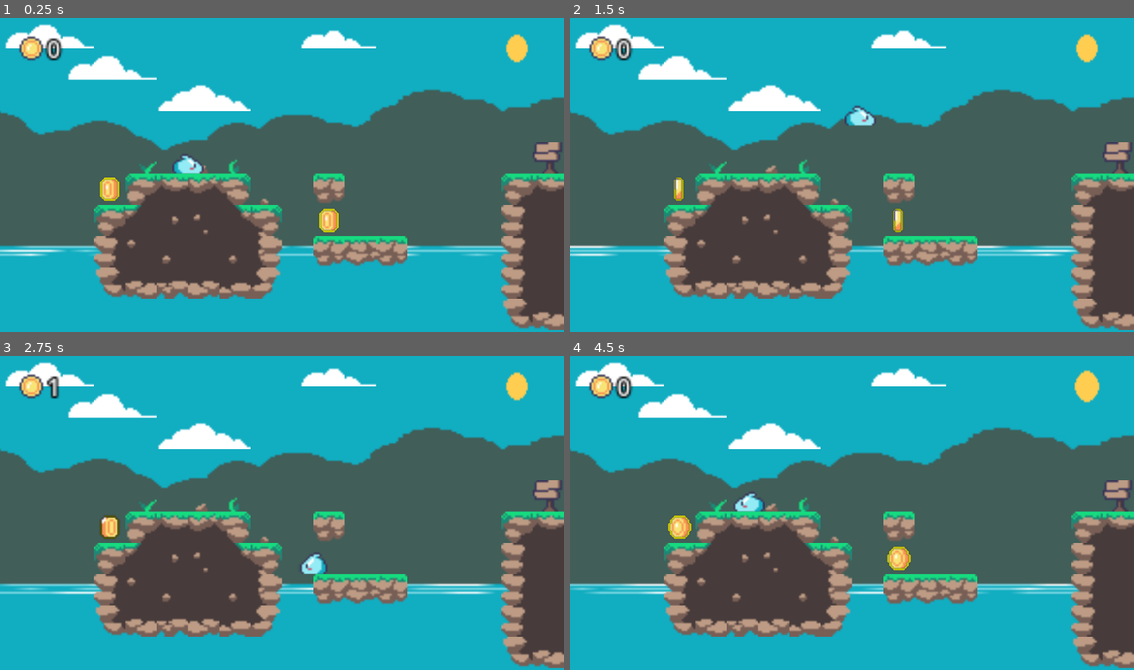
Above: before the commit, frames 1-4 (two rows, left to right).
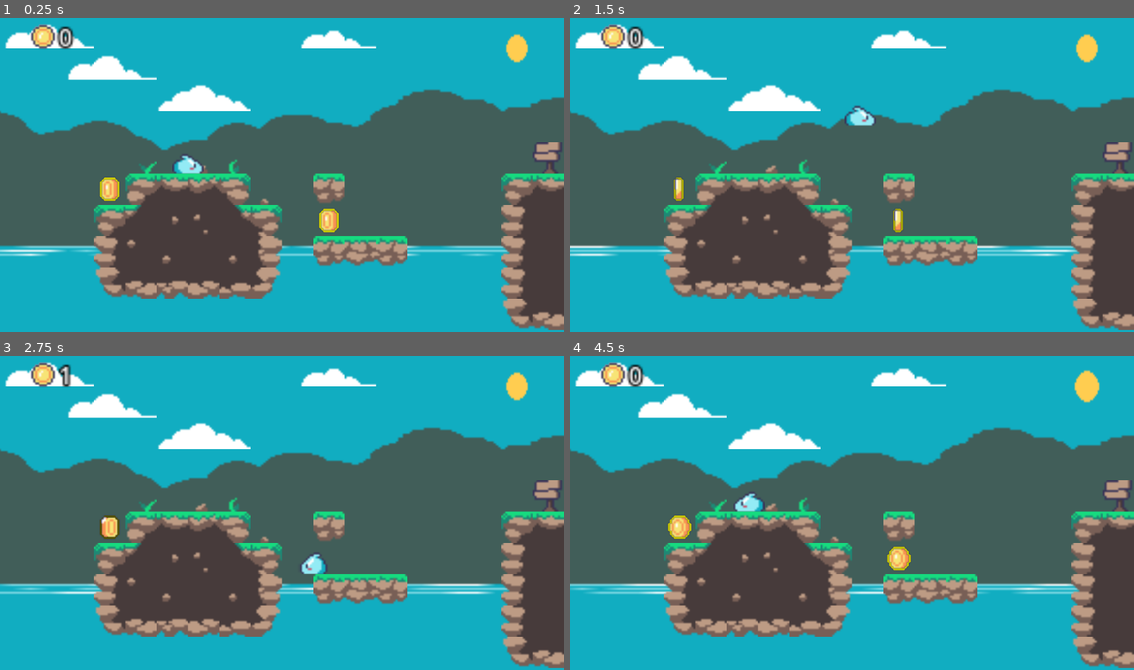
Above: after the commit, the same moments.

Repository: jacmba/godot-2d-platformer-game
Game: Godot game, scene res://scenes/world/stage1.tscn
Two runs of this game, one before a commit and one after it. Both use one fixed random seed, a clock stepped at 60 frames per second and the inputs below.
Inputs:
- Up to frame 1 (0.25 s): no input
- Up to frame 2 (1.5 s): hold Right (move_right) from 0.53 s (still down); tap Space (jump) at 0.77 s
- Up to frame 3 (2.75 s): tap Space (jump) at 1.52 s; release Right (move_right) at 2.03 s; hold Left (move_left) from 2.03 s (still down)
- Up to frame 4 (4.5 s): release Left (move_left) at 2.78 s; hold Right (move_right) 2.78-4.28 s; tap Space (jump) at 3.02, 3.77 s; hold Left (move_left) from 4.28 s (still down)

The runs differ from the first frame. In frame 1, 0.8% of the frame differs, in the area x 3-14%, y 2-14%; in frame 2, 0.8%; in frame 3, 0.7%; in frame 4, 0.8%.

Commit message:
Rearranged HUD. Fixed camera movement

Diff:
--- a/scenes/world/stage1.tscn
+++ b/scenes/world/stage1.tscn
@@ -179,12 +179,6 @@
 sources/2 = SubResource("TileSetAtlasSource_15wa2")
 pattern_0 = SubResource("TileMapPattern_gbeb3")
 
-[sub_resource type="LabelSettings" id="LabelSettings_20vpd"]
-line_spacing = 0.0
-font_size = 12
-outline_size = 4
-outline_color = Color(0, 0, 0, 1)
-
 [sub_resource type="Animation" id="Animation_nq1pc"]
 length = 0.001
 tracks/0/type = "value"
@@ -264,18 +258,114 @@
 [sub_resource type="RectangleShape2D" id="RectangleShape2D_83pxt"]
 size = Vector2(512, 104)
 
-[node name="Stage" type="TileMap"]
+[sub_resource type="LabelSettings" id="LabelSettings_20vpd"]
+line_spacing = 0.0
+font_size = 12
+outline_size = 4
+outline_color = Color(0, 0, 0, 1)
+
+[node name="Level" type="Node"]
+
+[node name="Stage" type="TileMap" parent="."]
 tile_set = SubResource("TileSet_t2dct")
 format = 2
 layer_0/tile_data = PackedInt32Array(196602, 65536, 3, 131070, 327680, 2, 131071, 393216, 2, 196607, 393216, 3, 262138, …(954 unchanged characters)…
 
+[node name="Scenery" type="Node" parent="Stage"]
+
+[node name="Background" type="Node2D" parent="Stage/Scenery"]
+show_behind_parent = true
+z_index = -100
+z_as_relative = false
+
+[node name="Sky" type="Sprite2D" parent="Stage/Scenery/Background"]
+position = Vector2(4.76837e-06, -40)
+scale = Vector2(1.3125, 8)
+texture = ExtResource("6_unc1m")
+
+[node name="Sun" type="Sprite2D" parent="Stage/Scenery/Background"]
+position = Vector2(120, -64)
+scale = Vector2(0.78125, 1)
+texture = ExtResource("7_md4jf")
+hframes = 6
+
+[node name="AnimationPlayer" type="AnimationPlayer" parent="Stage/Scenery/Background/Sun"]
+autoplay = "shine"
+libraries = {
+"": SubResource("AnimationLibrary_68lno")
+}
+
+[node name="Trees" type="Sprite2D" parent="Stage/Scenery/Background"]
+position = Vector2(0, -24)
+scale = Vector2(1.1875, 0.988281)
+texture = ExtResource("8_ypsck")
+
+[node name="Water" type="Sprite2D" parent="Stage/Scenery/Background"]
+position = Vector2(0, 48)
+scale = Vector2(9.5, 1)
+texture = ExtResource("6_unc1m")
+hframes = 8
+
+[node name="AnimationPlayer" type="AnimationPlayer" parent="Stage/Scenery/Background/Water"]
+autoplay = "wave"
+libraries = {
+"": SubResource("AnimationLibrary_xdx75")
+}
+
+[node name="Areas" type="Node" parent="Stage/Scenery"]
+
+[node name="DeadZone" type="Area2D" parent="Stage/Scenery/Areas"]
+collision_mask = 512
+script = ExtResource("9_oc30r")
+
+[node name="CollisionShape2D" type="CollisionShape2D" parent="Stage/Scenery/Areas/DeadZone"]
+position = Vector2(0, 140)
+shape = SubResource("RectangleShape2D_83pxt")
+
+[node name="GameCam" parent="Stage" instance=ExtResource("7_1j7k8")]
+
+[node name="Objects" type="Node" parent="Stage"]
+
+[node name="Coins" type="Node" parent="Stage/Objects"]
+
+[node name="Coin" parent="Stage/Objects/Coins" groups=["coins"] instance=ExtResource("10_y0l7i")]
+position = Vector2(-88, 8)
+
+[node name="Coin2" parent="Stage/Objects/Coins" groups=["coins"] instance=ExtResource("10_y0l7i")]
+position = Vector2(24, 24)
+
+[node name="Player" parent="Stage" instance=ExtResource("11_o0esj")]
+position = Vector2(-48, -8)
+
+[node name="Boundaries" type="Node" parent="Stage"]
+
+[node name="Top" type="Node2D" parent="Stage/Boundaries"]
+
+[node name="Bottom" type="Node2D" parent="Stage/Boundaries"]
+
+[node name="Left" type="Node2D" parent="Stage/Boundaries"]
+
+[node name="Right" type="Node2D" parent="Stage/Boundaries"]
+
+[node name="Timers" type="Node" parent="Stage"]
+
+[node name="StageClearTimer" type="Timer" parent="Stage/Timers"]
+wait_time = 0.5
+one_shot = true
+
+[node name="DeathTimer" type="Timer" parent="Stage/Timers"]
+one_shot = true
+
 [node name="HUD" type="CanvasLayer" parent="." node_paths=PackedStringArray("coin_list") groups=["coin_listeners", "dead_zone_listeners", "death_listeners"]]
-follow_viewport_enabled = true
+offset = Vector2(600, 300)
+scale = Vector2(4, 4)
+transform = Transform2D(4, 0, 0, 4, 600, 300)
 script = ExtResource("4_yvmst")
-coin_list = NodePath("../Objects/Coins")
+coin_list = NodePath("../Stage/Objects/Coins")
 stage = 1
 
 [node name="CoinCounter" type="Label" parent="HUD"]
+top_level = true
 offset_left = -120.0
 offset_top = -72.0
 offset_right = -113.0
@@ -292,91 +382,6 @@
 texture = ExtResource("5_gxutl")
 hframes = 8
 
-[node name="Scenery" type="Node" parent="."]
-
-[node name="Background" type="Node2D" parent="Scenery"]
-show_behind_parent = true
-z_index = -100
-z_as_relative = false
-
-[node name="Sky" type="Sprite2D" parent="Scenery/Background"]
-position = Vector2(4.76837e-06, -40)
-scale = Vector2(1.3125, 8)
-texture = ExtResource("6_unc1m")
-
-[node name="Sun" type="Sprite2D" parent="Scenery/Background"]
-position = Vector2(120, -64)
-scale = Vector2(0.78125, 1)
-texture = ExtResource("7_md4jf")
-hframes = 6
-
-[node name="AnimationPlayer" type="AnimationPlayer" parent="Scenery/Background/Sun"]
-autoplay = "shine"
-libraries = {
-"": SubResource("AnimationLibrary_68lno")
-}
-
-[node name="Trees" type="Sprite2D" parent="Scenery/Background"]
-position = Vector2(0, -24)
-scale = Vector2(1.1875, 0.988281)
-texture = ExtResource("8_ypsck")
-
-[node name="Water" type="Sprite2D" parent="Scenery/Background"]
-position = Vector2(0, 48)
-scale = Vector2(9.5, 1)
-texture = ExtResource("6_unc1m")
-hframes = 8
-
-[node name="AnimationPlayer" type="AnimationPlayer" parent="Scenery/Background/Water"]
-autoplay = "wave"
-libraries = {
-"": SubResource("AnimationLibrary_xdx75")
-}
-
-[node name="Areas" type="Node" parent="Scenery"]
-
-[node name="DeadZone" type="Area2D" parent="Scenery/Areas"]
-collision_mask = 512
-script = ExtResource("9_oc30r")
-
-[node name="CollisionShape2D" type="CollisionShape2D" parent="Scenery/Areas/DeadZone"]
-position = Vector2(0, 140)
-shape = SubResource("RectangleShape2D_83pxt")
-
-[node name="GameCam" parent="." instance=ExtResource("7_1j7k8")]
-
-[node name="Objects" type="Node" parent="."]
-
-[node name="Coins" type="Node" parent="Objects"]
-
-[node name="Coin" parent="Objects/Coins" groups=["coins"] instance=ExtResource("10_y0l7i")]
-position = Vector2(-88, 8)
-
-[node name="Coin2" parent="Objects/Coins" groups=["coins"] instance=ExtResource("10_y0l7i")]
-position = Vector2(24, 24)
-
-[node name="Player" parent="." instance=ExtResource("11_o0esj")]
-position = Vector2(-48, -8)
-
-[node name="Boundaries" type="Node" parent="."]
-
-[node name="Top" type="Node2D" parent="Boundaries"]
-
-[node name="Bottom" type="Node2D" parent="Boundaries"]
-
-[node name="Left" type="Node2D" parent="Boundaries"]
-
-[node name="Right" type="Node2D" parent="Boundaries"]
-
-[node name="Timers" type="Node" parent="."]
-
-[node name="StageClearTimer" type="Timer" parent="Timers"]
-wait_time = 0.5
-one_shot = true
-
-[node name="DeathTimer" type="Timer" parent="Timers"]
-one_shot = true
-
-[connection signal="body_entered" from="Scenery/Areas/DeadZone" to="Scenery/Areas/DeadZone" method="_on_zone_entered"]
-[connection signal="timeout" from="Timers/StageClearTimer" to="HUD" method="_on_stage_clear_timeout"]
-[connection signal="timeout" from="Timers/DeathTimer" to="HUD" method="_on_death_timer_timeout"]
+[connection signal="body_entered" from="Stage/Scenery/Areas/DeadZone" to="Stage/Scenery/Areas/DeadZone" method="_on_zone_entered"]
+[connection signal="timeout" from="Stage/Timers/StageClearTimer" to="HUD" method="_on_stage_clear_timeout"]
+[connection signal="timeout" from="Stage/Timers/DeathTimer" to="HUD" method="_on_death_timer_timeout"]
--- a/scenes/world/stage2.tscn
+++ b/scenes/world/stage2.tscn
@@ -203,12 +203,6 @@
 pattern_5 = SubResource("TileMapPattern_yurt0")
 pattern_6 = SubResource("TileMapPattern_wgn22")
 
-[sub_resource type="LabelSettings" id="LabelSettings_20vpd"]
-line_spacing = 0.0
-font_size = 12
-outline_size = 4
-outline_color = Color(0, 0, 0, 1)
-
 [sub_resource type="Animation" id="Animation_nq1pc"]
 length = 0.001
 tracks/0/type = "value"
@@ -288,15 +282,110 @@
 [sub_resource type="RectangleShape2D" id="RectangleShape2D_83pxt"]
 size = Vector2(512, 104)
 
-[node name="Stage" type="TileMap"]
+[sub_resource type="LabelSettings" id="LabelSettings_20vpd"]
+line_spacing = 0.0
+font_size = 12
+outline_size = 4
+outline_color = Color(0, 0, 0, 1)
+
+[node name="Level" type="Node"]
+
+[node name="Stage" type="TileMap" parent="."]
 tile_set = SubResource("TileSet_t2dct")
 format = 2
 layer_0/tile_data = PackedInt32Array(-327678, 131073, 1, -327679, 65537, 1, -327680, 1, 1, -196615, 1, 0, -196614, 6553 …(1207 unchanged characters)…
 
+[node name="Scenery" type="Node" parent="Stage"]
+
+[node name="Background" type="Node2D" parent="Stage/Scenery"]
+show_behind_parent = true
+z_index = -100
+z_as_relative = false
+
+[node name="Sky" type="Sprite2D" parent="Stage/Scenery/Background"]
+position = Vector2(4.76837e-06, -40)
+scale = Vector2(1.3125, 8)
+texture = ExtResource("6_fs0h5")
+
+[node name="Sun" type="Sprite2D" parent="Stage/Scenery/Background"]
+position = Vector2(120, -64)
+scale = Vector2(0.78125, 1)
+texture = ExtResource("7_7c3wp")
+hframes = 6
+
+[node name="AnimationPlayer" type="AnimationPlayer" parent="Stage/Scenery/Background/Sun"]
+autoplay = "shine"
+libraries = {
+"": SubResource("AnimationLibrary_68lno")
+}
+
+[node name="Trees" type="Sprite2D" parent="Stage/Scenery/Background"]
+position = Vector2(0, -24)
+scale = Vector2(1.1875, 0.988281)
+texture = ExtResource("8_sm4ft")
+
+[node name="Water" type="Sprite2D" parent="Stage/Scenery/Background"]
+position = Vector2(0, 48)
+scale = Vector2(9.5, 1)
+texture = ExtResource("6_fs0h5")
+hframes = 8
+
+[node name="AnimationPlayer" type="AnimationPlayer" parent="Stage/Scenery/Background/Water"]
+autoplay = "wave"
+libraries = {
+"": SubResource("AnimationLibrary_xdx75")
+}
+
+[node name="Areas" type="Node" parent="Stage/Scenery"]
+
+[node name="DeadZone" type="Area2D" parent="Stage/Scenery/Areas"]
+collision_mask = 512
+script = ExtResource("9_ecnlw")
+
+[node name="CollisionShape2D" type="CollisionShape2D" parent="Stage/Scenery/Areas/DeadZone"]
+position = Vector2(0, 140)
+shape = SubResource("RectangleShape2D_83pxt")
+
+[node name="GameCam" parent="Stage" instance=ExtResource("7_3ju5u")]
+
+[node name="Objects" type="Node" parent="Stage"]
+
+[node name="Coins" type="Node" parent="Stage/Objects"]
+
+[node name="Coin" parent="Stage/Objects/Coins" groups=["coins"] instance=ExtResource("10_81ln4")]
+position = Vector2(104, 16)
+
+[node name="Coin2" parent="Stage/Objects/Coins" groups=["coins"] instance=ExtResource("10_81ln4")]
+position = Vector2(16, -51)
+
+[node name="Player" parent="Stage" instance=ExtResource("11_dyu70")]
+position = Vector2(-117, -24)
+
+[node name="Timers" type="Node" parent="Stage"]
+
+[node name="StageClearTimer" type="Timer" parent="Stage/Timers"]
+wait_time = 0.5
+one_shot = true
+
+[node name="DeathTimer" type="Timer" parent="Stage/Timers"]
+one_shot = true
+
+[node name="Boundaries" type="Node" parent="Stage"]
+
+[node name="Top" type="Node2D" parent="Stage/Boundaries"]
+
+[node name="Bottom" type="Node2D" parent="Stage/Boundaries"]
+
+[node name="Left" type="Node2D" parent="Stage/Boundaries"]
+
+[node name="Right" type="Node2D" parent="Stage/Boundaries"]
+
 [node name="HUD" type="CanvasLayer" parent="." node_paths=PackedStringArray("coin_list") groups=["coin_listeners", "dead_zone_listeners", "death_listeners"]]
-follow_viewport_enabled = true
+offset = Vector2(600, 300)
+scale = Vector2(4, 4)
+transform = Transform2D(4, 0, 0, 4, 600, 300)
 script = ExtResource("4_f4v5h")
-coin_list = NodePath("../Objects/Coins")
+coin_list = NodePath("../Stage/Objects/Coins")
 stage = 2
 
 [node name="CoinCounter" type="Label" parent="HUD"]
@@ -316,91 +405,6 @@
 texture = ExtResource("5_mpl0l")
 hframes = 8
 
-[node name="Scenery" type="Node" parent="."]
-
-[node name="Background" type="Node2D" parent="Scenery"]
-show_behind_parent = true
-z_index = -100
-z_as_relative = false
-
-[node name="Sky" type="Sprite2D" parent="Scenery/Background"]
-position = Vector2(4.76837e-06, -40)
-scale = Vector2(1.3125, 8)
-texture = ExtResource("6_fs0h5")
-
-[node name="Sun" type="Sprite2D" parent="Scenery/Background"]
-position = Vector2(120, -64)
-scale = Vector2(0.78125, 1)
-texture = ExtResource("7_7c3wp")
-hframes = 6
-
-[node name="AnimationPlayer" type="AnimationPlayer" parent="Scenery/Background/Sun"]
-autoplay = "shine"
-libraries = {
-"": SubResource("AnimationLibrary_68lno")
-}
-
-[node name="Trees" type="Sprite2D" parent="Scenery/Background"]
-position = Vector2(0, -24)
-scale = Vector2(1.1875, 0.988281)
-texture = ExtResource("8_sm4ft")
-
-[node name="Water" type="Sprite2D" parent="Scenery/Background"]
-position = Vector2(0, 48)
-scale = Vector2(9.5, 1)
-texture = ExtResource("6_fs0h5")
-hframes = 8
-
-[node name="AnimationPlayer" type="AnimationPlayer" parent="Scenery/Background/Water"]
-autoplay = "wave"
-libraries = {
-"": SubResource("AnimationLibrary_xdx75")
-}
-
-[node name="Areas" type="Node" parent="Scenery"]
-
-[node name="DeadZone" type="Area2D" parent="Scenery/Areas"]
-collision_mask = 512
-script = ExtResource("9_ecnlw")
-
-[node name="CollisionShape2D" type="CollisionShape2D" parent="Scenery/Areas/DeadZone"]
-position = Vector2(0, 140)
-shape = SubResource("RectangleShape2D_83pxt")
-
-[node name="GameCam" parent="." instance=ExtResource("7_3ju5u")]
-
-[node name="Objects" type="Node" parent="."]
-
-[node name="Coins" type="Node" parent="Objects"]
-
-[node name="Coin" parent="Objects/Coins" groups=["coins"] instance=ExtResource("10_81ln4")]
-position = Vector2(104, 16)
-
-[node name="Coin2" parent="Objects/Coins" groups=["coins"] instance=ExtResource("10_81ln4")]
-position = Vector2(16, -51)
-
-[node name="Player" parent="." instance=ExtResource("11_dyu70")]
-position = Vector2(-117, -24)
-
-[node name="Timers" type="Node" parent="."]
-
-[node name="StageClearTimer" type="Timer" parent="Timers"]
-wait_time = 0.5
-one_shot = true
-
-[node name="DeathTimer" type="Timer" parent="Timers"]
-one_shot = true
-
-[node name="Boundaries" type="Node" parent="."]
-
-[node name="Top" type="Node2D" parent="Boundaries"]
-
-[node name="Bottom" type="Node2D" parent="Boundaries"]
-
-[node name="Left" type="Node2D" parent="Boundaries"]
-
-[node name="Right" type="Node2D" parent="Boundaries"]
-
-[connection signal="body_entered" from="Scenery/Areas/DeadZone" to="Scenery/Areas/DeadZone" method="_on_zone_entered"]
-[connection signal="timeout" from="Timers/StageClearTimer" to="HUD" method="_on_stage_clear_timeout"]
-[connection signal="timeout" from="Timers/DeathTimer" to="HUD" method="_on_death_timer_timeout"]
+[connection signal="body_entered" from="Stage/Scenery/Areas/DeadZone" to="Stage/Scenery/Areas/DeadZone" method="_on_zone_entered"]
+[connection signal="timeout" from="Stage/Timers/StageClearTimer" to="HUD" method="_on_stage_clear_timeout"]
+[connection signal="timeout" from="Stage/Timers/DeathTimer" to="HUD" method="_on_death_timer_timeout"]
--- a/scenes/world/stage3.tscn
+++ b/scenes/world/stage3.tscn
@@ -214,12 +214,6 @@
 pattern_5 = SubResource("TileMapPattern_yurt0")
 pattern_6 = SubResource("TileMapPattern_wgn22")
 
-[sub_resource type="LabelSettings" id="LabelSettings_20vpd"]
-line_spacing = 0.0
-font_size = 12
-outline_size = 4
-outline_color = Color(0, 0, 0, 1)
-
 [sub_resource type="Animation" id="Animation_nq1pc"]
 length = 0.001
 tracks/0/type = "value"
@@ -302,15 +296,131 @@
 [sub_resource type="RectangleShape2D" id="RectangleShape2D_cl3vc"]
 size = Vector2(22, 12)
 
-[node name="Stage" type="TileMap"]
+[sub_resource type="LabelSettings" id="LabelSettings_20vpd"]
+line_spacing = 0.0
+font_size = 12
+outline_size = 4
+outline_color = Color(0, 0, 0, 1)
+
+[node name="Level" type="Node"]
+
+[node name="Stage" type="TileMap" parent="."]
 tile_set = SubResource("TileSet_t2dct")
 format = 2
 layer_0/tile_data = PackedInt32Array(-327678, 131073, 1, -327679, 65537, 1, -327680, 1, 1, -196615, 1, 0, -196614, 6553 …(984 unchanged characters)…
 
+[node name="Scenery" type="Node" parent="Stage"]
+
+[node name="Background" type="Node2D" parent="Stage/Scenery"]
+show_behind_parent = true
+z_index = -100
+z_as_relative = false
+
+[node name="Sky" type="Sprite2D" parent="Stage/Scenery/Background"]
+position = Vector2(4.76837e-06, -40)
+scale = Vector2(1.3125, 8)
+texture = ExtResource("6_spcl7")
+
+[node name="Sun" type="Sprite2D" parent="Stage/Scenery/Background"]
+position = Vector2(120, -64)
+scale = Vector2(0.78125, 1)
+texture = ExtResource("7_655ll")
+hframes = 6
+
+[node name="AnimationPlayer" type="AnimationPlayer" parent="Stage/Scenery/Background/Sun"]
+autoplay = "shine"
+libraries = {
+"": SubResource("AnimationLibrary_68lno")
+}
+
+[node name="Trees" type="Sprite2D" parent="Stage/Scenery/Background"]
+position = Vector2(0, -24)
+scale = Vector2(1.1875, 0.988281)
+texture = ExtResource("8_jvdso")
+
+[node name="Water" type="Sprite2D" parent="Stage/Scenery/Background"]
+position = Vector2(0, 48)
+scale = Vector2(9.5, 1)
+texture = ExtResource("6_spcl7")
+hframes = 8
+
+[node name="AnimationPlayer" type="AnimationPlayer" parent="Stage/Scenery/Background/Water"]
+autoplay = "wave"
+libraries = {
+"": SubResource("AnimationLibrary_xdx75")
+}
+
+[node name="Areas" type="Node" parent="Stage/Scenery"]
+
+[node name="DeadZone" type="Area2D" parent="Stage/Scenery/Areas"]
+collision_mask = 512
+script = ExtResource("9_o07et")
+
+[node name="CollisionShape2D" type="CollisionShape2D" parent="Stage/Scenery/Areas/DeadZone"]
+position = Vector2(0, 140)
+shape = SubResource("RectangleShape2D_83pxt")
+
+[node name="Spikes" type="Node" parent="Stage/Scenery/Areas"]
+
+[node name="SpikeSet" type="Area2D" parent="Stage/Scenery/Areas/Spikes"]
+position = Vector2(-104, 60)
+collision_mask = 512
+script = ExtResource("10_t6f2l")
+
+[node name="Sprite2D" type="Sprite2D" parent="Stage/Scenery/Areas/Spikes/SpikeSet"]
+position = Vector2(8, -8.5)
+scale = Vector2(2, 1.5625)
+texture = ExtResource("10_r2ggb")
+hframes = 4
+frame = 1
+
+[node name="CollisionShape2D" type="CollisionShape2D" parent="Stage/Scenery/Areas/Spikes/SpikeSet"]
+position = Vector2(8, -2)
+shape = SubResource("RectangleShape2D_cl3vc")
+
+[node name="GameCam" parent="Stage" instance=ExtResource("9_fajyd")]
+
+[node name="Objects" type="Node" parent="Stage"]
+
+[node name="Coins" type="Node" parent="Stage/Objects"]
+
+[node name="Coin" parent="Stage/Objects/Coins" groups=["coins"] instance=ExtResource("10_xgq10")]
+position = Vector2(112, 0)
+
+[node name="Coin2" parent="Stage/Objects/Coins" groups=["coins"] instance=ExtResource("10_xgq10")]
+position = Vector2(-49, -56)
+
+[node name="Coin3" parent="Stage/Objects/Coins" groups=["coins"] instance=ExtResource("10_xgq10")]
+position = Vector2(-95, 32)
+
+[node name="Player" parent="Stage" instance=ExtResource("11_k5ejf")]
+position = Vector2(-133, 24)
+
+[node name="Timers" type="Node" parent="Stage"]
+
+[node name="StageClearTimer" type="Timer" parent="Stage/Timers"]
+wait_time = 0.5
+one_shot = true
+
+[node name="DeathTimer" type="Timer" parent="Stage/Timers"]
+one_shot = true
+
+[node name="Boundaries" type="Node" parent="Stage"]
+
+[node name="Top" type="Node2D" parent="Stage/Boundaries"]
+
+[node name="Bottom" type="Node2D" parent="Stage/Boundaries"]
+
+[node name="Left" type="Node2D" parent="Stage/Boundaries"]
+
+[node name="Right" type="Node2D" parent="Stage/Boundaries"]
+
 [node name="HUD" type="CanvasLayer" parent="." node_paths=PackedStringArray("coin_list") groups=["coin_listeners", "dead_zone_listeners", "death_listeners"]]
-follow_viewport_enabled = true
+offset = Vector2(600, 300)
+scale = Vector2(4, 4)
+transform = Transform2D(4, 0, 0, 4, 600, 300)
 script = ExtResource("4_n6q47")
-coin_list = NodePath("../Objects/Coins")
+coin_list = NodePath("../Stage/Objects/Coins")
 stage = 2
 
 [node name="CoinCounter" type="Label" parent="HUD"]
@@ -330,113 +440,7 @@
 texture = ExtResource("5_ct0n7")
 hframes = 8
 
-[node name="Scenery" type="Node" parent="."]
-
-[node name="Background" type="Node2D" parent="Scenery"]
-show_behind_parent = true
-z_index = -100
-z_as_relative = false
-
-[node name="Sky" type="Sprite2D" parent="Scenery/Background"]
-position = Vector2(4.76837e-06, -40)
-scale = Vector2(1.3125, 8)
-texture = ExtResource("6_spcl7")
-
-[node name="Sun" type="Sprite2D" parent="Scenery/Background"]
-position = Vector2(120, -64)
-scale = Vector2(0.78125, 1)
-texture = ExtResource("7_655ll")
-hframes = 6
-
-[node name="AnimationPlayer" type="AnimationPlayer" parent="Scenery/Background/Sun"]
-autoplay = "shine"
-libraries = {
-"": SubResource("AnimationLibrary_68lno")
-}
-
-[node name="Trees" type="Sprite2D" parent="Scenery/Background"]
-position = Vector2(0, -24)
-scale = Vector2(1.1875, 0.988281)
-texture = ExtResource("8_jvdso")
-
-[node name="Water" type="Sprite2D" parent="Scenery/Background"]
-position = Vector2(0, 48)
-scale = Vector2(9.5, 1)
-texture = ExtResource("6_spcl7")
-hframes = 8
-
-[node name="AnimationPlayer" type="AnimationPlayer" parent="Scenery/Background/Water"]
-autoplay = "wave"
-libraries = {
-"": SubResource("AnimationLibrary_xdx75")
-}
-
-[node name="Areas" type="Node" parent="Scenery"]
-
-[node name="DeadZone" type="Area2D" parent="Scenery/Areas"]
-collision_mask = 512
-script = ExtResource("9_o07et")
-
-[node name="CollisionShape2D" type="CollisionShape2D" parent="Scenery/Areas/DeadZone"]
-position = Vector2(0, 140)
-shape = SubResource("RectangleShape2D_83pxt")
-
-[node name="Spikes" type="Node" parent="Scenery/Areas"]
-
-[node name="SpikeSet" type="Area2D" parent="Scenery/Areas/Spikes"]
-position = Vector2(-104, 60)
-collision_mask = 512
-script = ExtResource("10_t6f2l")
-
-[node name="Sprite2D" type="Sprite2D" parent="Scenery/Areas/Spikes/SpikeSet"]
-position = Vector2(8, -8.5)
-scale = Vector2(2, 1.5625)
-texture = ExtResource("10_r2ggb")
-hframes = 4
-frame = 1
-
-[node name="CollisionShape2D" type="CollisionShape2D" parent="Scenery/Areas/Spikes/SpikeSet"]
-position = Vector2(8, -2)
-shape = SubResource("RectangleShape2D_cl3vc")
-
-[node name="GameCam" parent="." instance=ExtResource("9_fajyd")]
-
-[node name="Objects" type="Node" parent="."]
-
-[node name="Coins" type="Node" parent="Objects"]
-
-[node name="Coin" parent="Objects/Coins" groups=["coins"] instance=ExtResource("10_xgq10")]
-position = Vector2(112, 0)
-
-[node name="Coin2" parent="Objects/Coins" groups=["coins"] instance=ExtResource("10_xgq10")]
-position = Vector2(-49, -56)
-
-[node name="Coin3" parent="Objects/Coins" groups=["coins"] instance=ExtResource("10_xgq10")]
-position = Vector2(-95, 32)
-
-[node name="Player" parent="." instance=ExtResource("11_k5ejf")]
-position = Vector2(-133, 24)
-
-[node name="Timers" type="Node" parent="."]
-
-[node name="StageClearTimer" type="Timer" parent="Timers"]
-wait_time = 0.5
-one_shot = true
-
-[node name="DeathTimer" type="Timer" parent="Timers"]
-one_shot = true
-
-[node name="Boundaries" type="Node" parent="."]
-
-[node name="Top" type="Node2D" parent="Boundaries"]
-
-[node name="Bottom" type="Node2D" parent="Boundaries"]
-
-[node name="Left" type="Node2D" parent="Boundaries"]
-
-[node name="Right" type="Node2D" parent="Boundaries"]
-
-[connection signal="body_entered" from="Scenery/Areas/DeadZone" to="Scenery/Areas/DeadZone" method="_on_zone_entered"]
-[connection signal="body_entered" from="Scenery/Areas/Spikes/SpikeSet" to="Scenery/Areas/Spikes/SpikeSet" method="_on_trigger_entered"]
-[connection signal="timeout" from="Timers/StageClearTimer" to="HUD" method="_on_stage_clear_timeout"]
-[connection signal="timeout" from="Timers/DeathTimer" to="HUD" method="_on_death_timer_timeout"]
+[connection signal="body_entered" from="Stage/Scenery/Areas/DeadZone" to="Stage/Scenery/Areas/DeadZone" method="_on_zone_entered"]
+[connection signal="body_entered" from="Stage/Scenery/Areas/Spikes/SpikeSet" to="Stage/Scenery/Areas/Spikes/SpikeSet" method="_on_trigger_entered"]
+[connection signal="timeout" from="Stage/Timers/StageClearTimer" to="HUD" method="_on_stage_clear_timeout"]
+[connection signal="timeout" from="Stage/Timers/DeathTimer" to="HUD" method="_on_death_timer_timeout"]
--- a/scripts/game.gd
+++ b/scripts/game.gd
@@ -13,14 +13,14 @@
 		get_tree().change_scene_to_file("res://scenes/world/menu.tscn")
 
 func die():
-	get_parent().get_node("Timers/DeathTimer").start()
+	get_parent().get_node("Stage/Timers/DeathTimer").start()
 
 func _on_coin_collected():
 	coins += 1
 	coin_counter.text = str(coins)
 
 	if coins == stage_coins:
-		get_parent().get_node("Timers/StageClearTimer").start()
+		get_parent().get_node("Stage/Timers/StageClearTimer").start()
 
 func _on_dead_zone_entered():
 	die()
